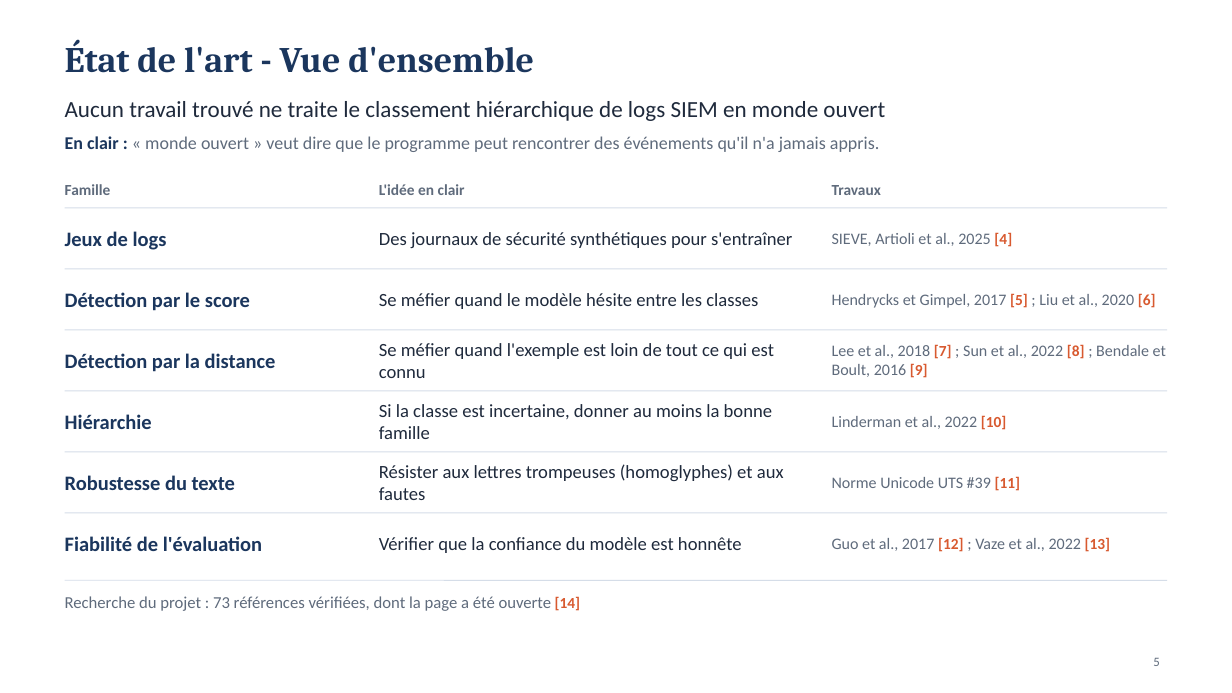
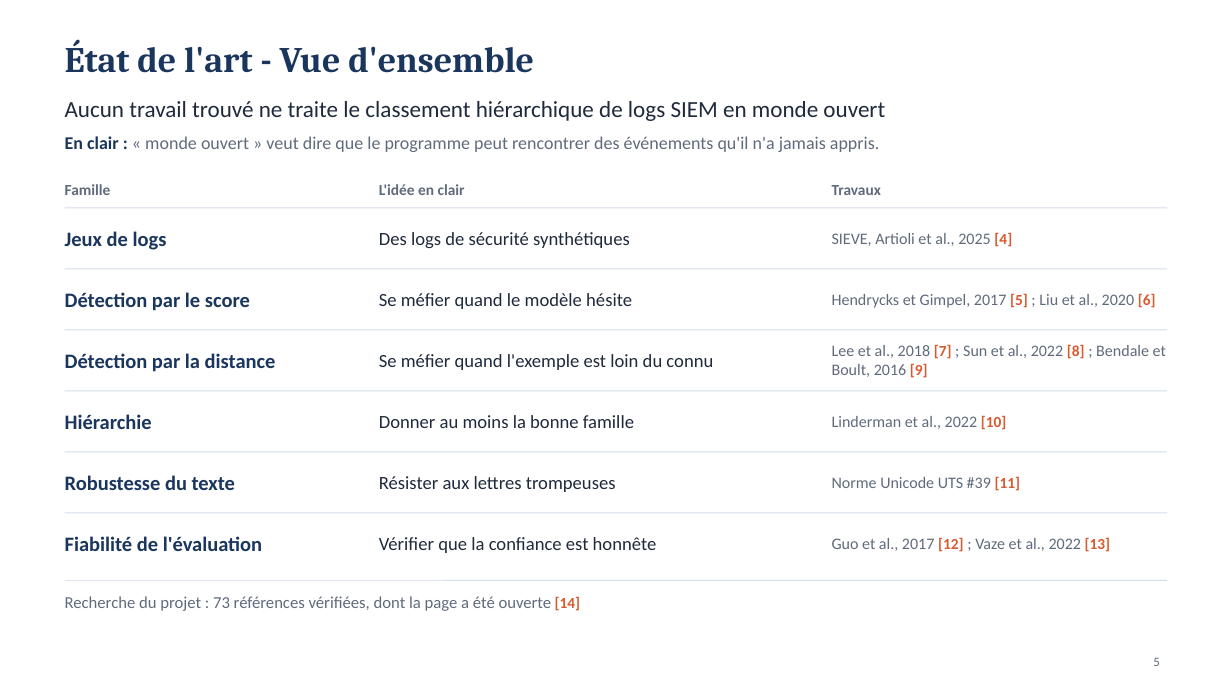
Before and after one commit to MADENIYOU/siem-open-world-log-classification, a slide deck: slide 5 of presentation/Soutenance_SIEM_monde_ouvert.pptx. Drawn at 1232x693 pixels with LibreOffice and Linux fonts; fonts in the diff are those of the drawing. Boxes give left, top, right and bottom in pixels: in the first picture for what was removed or moved away, otherwise in the second. Text is boxed around its words. In the diff, an @@ line names an element or a change of style, - is before the commit and + after.

```diff
--- a/presentation/Soutenance_SIEM_monde_ouvert.pptx
+++ b/presentation/Soutenance_SIEM_monde_ouvert.pptx
@@ text at bbox=[379, 232, 630, 248]: text changed @@
-Des journaux de sécurité synthétiques pour s'entraîner
+Des logs de sécurité synthétiques
@@ text at bbox=[379, 293, 632, 309]: text changed @@
-Se méfier quand le modèle hésite entre les classes
+Se méfier quand le modèle hésite
@@ text at bbox=[379, 354, 713, 370]: text changed @@
-Se méfier quand l'exemple est loin de tout ce qui est connu
+Se méfier quand l'exemple est loin du connu
@@ text at bbox=[379, 415, 634, 428]: text changed @@
-Si la classe est incertaine, donner au moins la bonne famille
+Donner au moins la bonne famille
@@ text at bbox=[379, 476, 616, 492]: text changed @@
-Résister aux lettres trompeuses (homoglyphes) et aux fautes
+Résister aux lettres trompeuses
@@ text at bbox=[379, 537, 657, 553]: text changed @@
-Vérifier que la confiance du modèle est honnête
+Vérifier que la confiance est honnête
```
Also in this commit, not shown: 13 other slides changed, 2 other files.
